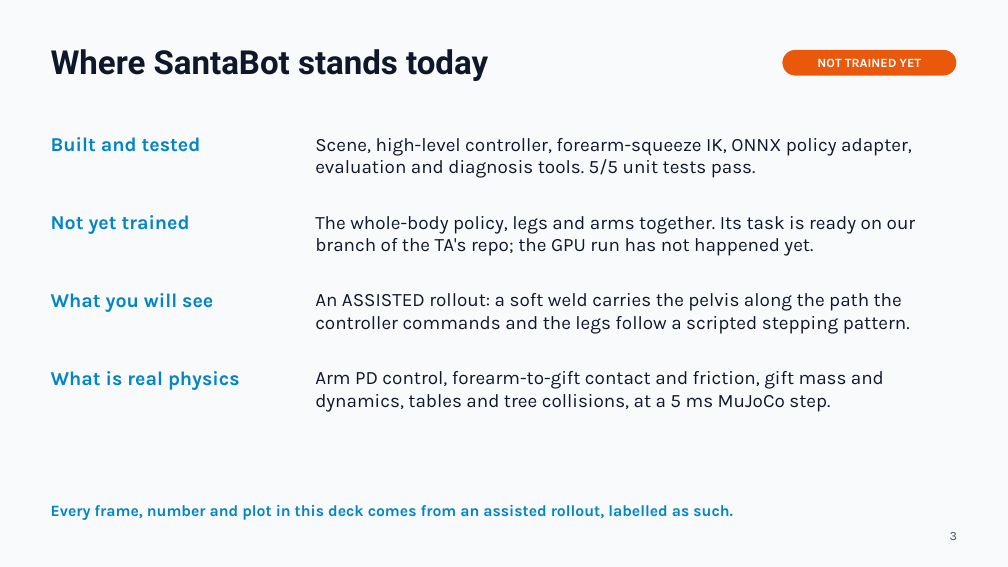
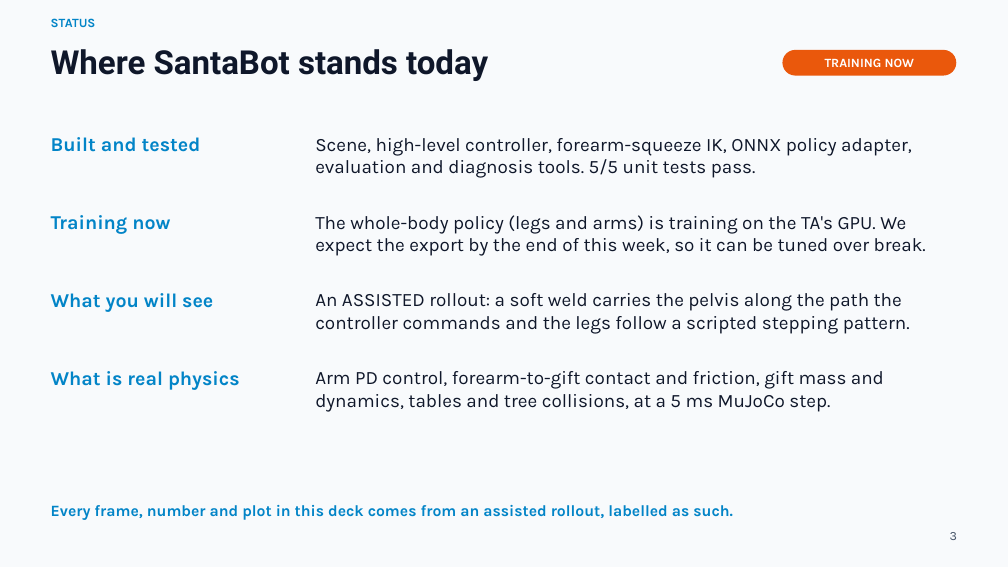
Before and after one commit to thebestjuan1738/SantaDisplayRoboto, a slide deck: slide 3 of slides/SantaBot_Stage2_Simulation_Review.pptx. Drawn at 1008x567 pixels with LibreOffice and Linux fonts; fonts in the diff are those of the drawing. Boxes give left, top, right and bottom in pixels: in the first picture for what was removed or moved away, otherwise in the second. Text is boxed around its words. In the diff, an @@ line names an element or a change of style, - is before the commit and + after.

```diff
--- a/slides/SantaBot_Stage2_Simulation_Review.pptx
+++ b/slides/SantaBot_Stage2_Simulation_Review.pptx
@@ text added at (51, 18, 96, 27), 12 pt, text #0284C7, bold @@
+STATUS
@@ text in rounded rectangle at (825, 58, 915, 67): text changed @@
-NOT TRAINED YET
+TRAINING NOW
@@ text at (51, 215, 170, 234): text changed @@
-Not yet trained
+Training now
@@ text at (315, 215, 926, 256): text changed @@
-The whole-body policy, legs and arms together. Its task is ready on our
-branch of the TA's repo; the GPU run has not happened yet.
+The whole-body policy (legs and arms) is training on the TA's GPU. We
+expect the export by the end of this week, so it can be tuned over break.
```
Also in this commit, not shown: 9 other slides changed, 3 slides added, 6 other files.
